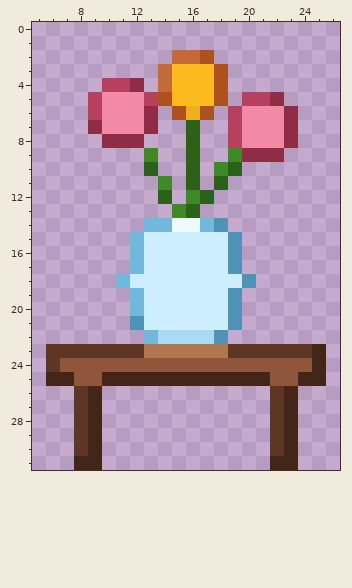
One commit to this pixel-art file: src/media/photos/sprites/room/flower_vase.aseprite. Above: the version before the commit.
32x32 pixels, 1 frame. Shown: x 5..26, y 0..31. The old version is drawn lined up with the new one.
After the commit:
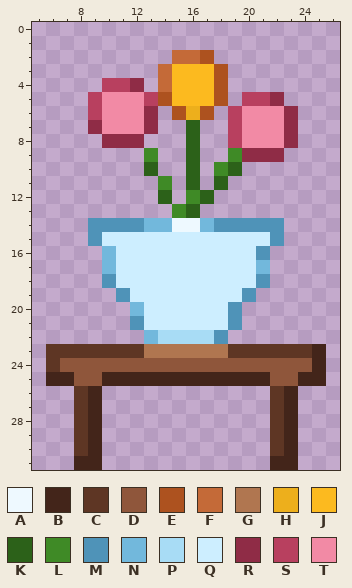
Palette (. is transparent): A #eef9ff  B #43251a  C #5e3624  D #8f563b  E #ad521f  F #c46a38  G #b07650  H #edaf1c  J #fcba1f  K #2c6119  L #3f8a26  M #4f93b8  N #72b8dc  P #a8dcf5  Q #cdeeff  R #8f2c46  S #b8405f  T #f28aa5
What changed:
{"change": "whole drawing moved by +0,+1 (the old picture is shown already moved)"}
{"y":14,"x":9,"old":"....","new":"MMMM"}
{"y":14,"x":19,"old":"....","new":"MMMM"}
{"y":15,"x":9,"old":"...N","new":"MQQQ"}
{"y":15,"x":19,"old":"M...","new":"QQQM"}
{"y":16,"x":10,"old":"..N","new":"NQQ"}
{"y":16,"x":19,"old":"M..","new":"QQM"}
{"y":17,"x":10,"old":"..N","new":"NQQ"}
{"y":17,"x":19,"old":"M..","new":"QQN"}
{"y":18,"x":10,"old":".N","new":"MQ"}
{"y":18,"x":20,"old":"M.","new":"QM"}
{"y":19,"x":11,"old":".N","new":"MQ"}
{"y":19,"x":19,"old":"M.","new":"QM"}
{"label":"changed","picture_box":[88,218,144,302]}
{"label":"changed","picture_box":[228,218,284,302]}
